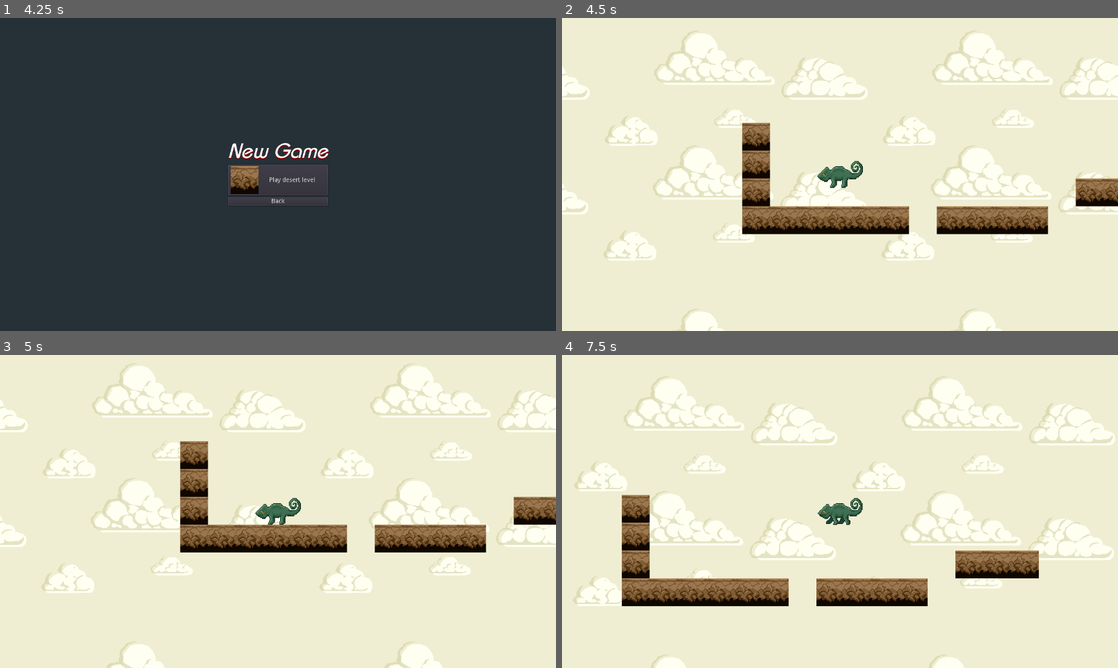
Above: before the commit, frames 1-4 (two rows, left to right).
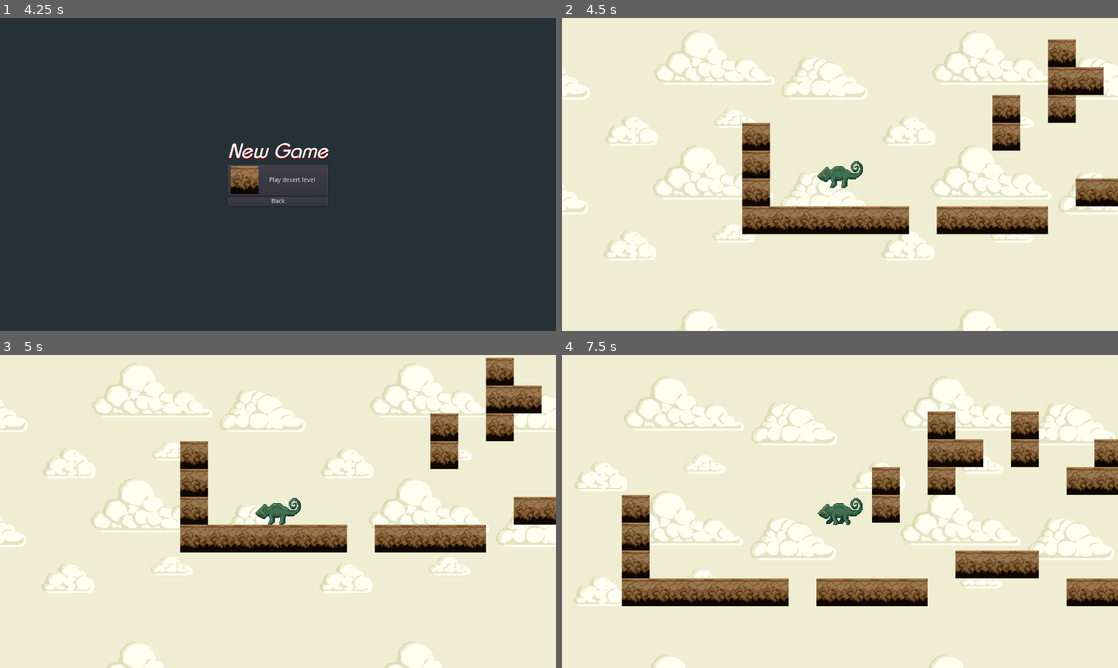
Above: after the commit, the same moments.

Repository: Jacalz/super-chameleon
Game: Godot game, scene res://TitleScreen/TitleScreen.tscn
Same seed, same stepped clock (60 frames per second), same inputs: the game is played once before the commit and once after it.
Inputs:
- Up to frame 1 (4.25 s): click "Settings" at 0.5 s; hold Right (ui_right) 1.28-2.75 s; tap Up (ui_up) at 1.35, 1.52, 1.82, 2.1, 2.27, 2.57 s; tap Enter at 2 s; click "Back" at 2.75 s; click "New game" at 3.5 s
- Up to frame 2 (4.5 s): click "Play desert level" at 4.25 s
- Up to frame 3 (5 s): no input
- Up to frame 4 (7.5 s): tap Space at 5 s; hold Left (ui_left) 5.03-5.78 s; tap Up (ui_up) at 5.1, 5.85, 6.02, 6.32, 6.6, 6.77, 7.07, 7.35 s; hold Right (ui_right) 5.78-7.28 s; hold Left (ui_left) from 7.28 s (still down)

Frame 1 is identical in both runs. In frame 2, 2.8% of the frame differs, in the area x 77-98%, y 6-43%; in frame 3, 2.7%; in frame 4, 5.6%, in the area x 55-100%, y 18-81%.

Commit message:
Move out and improve camouflage code and add more tiles to desert

Diff:
--- a/Enteties/Chameleon/Chamelion.gd
+++ b/Enteties/Chameleon/Chamelion.gd
@@ -1,11 +1,4 @@
 extends KinematicBody2D
-
-# Tells other enteties if they can see us or not
-export(bool) var transparent
-var idle = true
-
-var timer = self
-var thread
 
 # Defines the up direction in the world.
 const UP = Vector2(0, -1)
@@ -23,32 +16,7 @@
 func horizontal_move(right: bool):
 	$AnimatedSprite.flip_h = right
 	$AnimatedSprite.play("Walk")
-	idle = false
-	show()
-
-func on_timeout():
-	if !transparent && idle:
-		$AnimationPlayer.play("Transparent")
-		transparent = true
-
-func show():
-	timer.set_paused(true)
-	if transparent:
-		$AnimationPlayer.play_backwards("Transparent")
-		transparent = false
-
-func start_timer(_params):
-	timer.connect("timeout", self, "on_timeout")
-	timer.autostart = true
-	timer.start(5)
-
-func _ready():
-	timer = Timer.new()
-	add_child(timer)
-
-	thread = Thread.new()
-	thread.start(self, "start_timer", null, 0)
-	thread.wait_to_finish()
+	$AnimationPlayer.show()
 
 func _physics_process(_delta: float) -> void:
 	velocity.y = min(velocity.y + GRAVITY, TERMINAL_VELOCITY)
@@ -64,14 +32,13 @@
 		horizontal_move(false)
 	else:
 		$AnimatedSprite.play("Idle")
-		timer.set_paused(false)
-		idle = true
+		$AnimationPlayer.hide()
 		grndfriction = true
 
 	if is_on_floor():
 		if Input.is_action_just_pressed("ui_up"):
 			velocity.y = JUMP_HEIGHT
-			idle = false
+			$AnimationPlayer.show()
 		if grndfriction:
 			velocity.x = lerp(velocity.x, 0, 0.3)
 	else:
--- a/Enteties/Chameleon/Chamelion.tscn
+++ b/Enteties/Chameleon/Chamelion.tscn
@@ -1,9 +1,10 @@
-[gd_scene load_steps=8 format=2]
+[gd_scene load_steps=9 format=2]
 
 [ext_resource path="res://Enteties/Chameleon/Chamelion.gd" type="Script" id=1]
 [ext_resource path="res://Enteties/Chameleon/chameleon-walk-1.png" type="Texture" id=2]
 [ext_resource path="res://Enteties/Chameleon/chameleon-walk-2.png" type="Texture" id=3]
 [ext_resource path="res://Enteties/Chameleon/chameleon-walk-3.png" type="Texture" id=4]
+[ext_resource path="res://Enteties/Chameleon/camouflage.gd" type="Script" id=5]
 
 [sub_resource type="SpriteFrames" id=1]
 animations = [ {
@@ -47,10 +48,11 @@
 
 [node name="CollisionShape2D" type="CollisionShape2D" parent="."]
 rotation = 1.5708
-shape = SubResource( 4 )
+shape = SubResource( 2 )
 
 [node name="AnimationPlayer" type="AnimationPlayer" parent="."]
 anims/Transparent = SubResource( 3 )
+script = ExtResource( 5 )
 
 [node name="Camera2D" type="Camera2D" parent="."]
 current = true
--- /dev/null
+++ b/Enteties/Chameleon/camouflage.gd
@@ -0,0 +1,38 @@
+extends AnimationPlayer
+
+# Tells other enteties if they can see us or not
+export(bool) var camouflaged
+
+export var idle = true
+var timer = self
+var thread = self
+
+func on_timeout():
+	if !camouflaged && idle:
+		play("Transparent")
+		camouflaged = true
+
+func show():
+	idle = true
+
+	timer.set_paused(true)
+	if camouflaged:
+		play_backwards("Transparent")
+		camouflaged = false
+
+func hide():
+	timer.set_paused(false)
+	idle = true
+
+func start_timer(_params):
+	timer.connect("timeout", self, "on_timeout")
+	timer.autostart = true
+	timer.start(5)
+
+func _ready():
+	timer = Timer.new()
+	add_child(timer)
+
+	thread = Thread.new()
+	thread.start(self, "start_timer", null, 0)
+	thread.wait_to_finish()
--- a/Levels/Desert/Desert1.tscn
+++ b/Levels/Desert/Desert1.tscn
@@ -38,7 +38,7 @@
 [node name="TileMap" type="TileMap" parent="."]
 tile_set = SubResource( 2 )
 format = 1
-tile_data = PoolIntArray( -65536, 0, 0, 0, 0, 0, 65536, 0, 0, 65548, 0, 0, 65549, 0, 0, 65550, 0, 0, 131072, 0, 0, 131073, 0, 0, 131074, 0, 0, 131075, 0, 0, 131076, 0, 0, 131077, 0, 0, 131079, 0, 0, 131080, 0, 0, 131081, 0, 0, 131082, 0, 0 )
+tile_data = PoolIntArray( -327652, 0, 0, -262133, 0, 0, -262130, 0, 0, -196597, 0, 0, -196596, 0, 0, -196594, 0, 0, -196591, 0, 0, -196590, 0, 0, -196589, 0, 0, -196585, 0, 0, -196583, 0, 0, -196578, 0, 0, -196576, 0, 0, -196575, 0, 0, -196574, 0, 0, -131063, 0, 0, -131061, 0, 0, -131056, 0, 0, -131055, 0, 0, -131050, 0, 0, -131049, 0, 0, -131046, 0, 0, -131038, 0, 0, -65536, 0, 0, -65527, 0, 0, -65516, 0, 0, -65509, 0, 0, -65508, 0, 0, -65507, 0, 0, -65501, 0, 0, -65500, 0, 0, 0, 0, 0, 29, 0, 0, 65536, 0, 0, 65548, 0, 0, 65549, 0, 0, 65550, 0, 0, 65555, 0, 0, 65556, 0, 0, 65557, 0, 0, 65558, 0, 0, 65559, 0, 0, 65560, 0, 0, 65561, 0, 0, 65562, 0, 0, 65563, 0, 0, 65564, 0, 0, 65565, 0, 0, 65575, 0, 0, 131072, 0, 0, 131073, 0, 0, 131074, 0, 0, 131075, 0, 0, 131076, 0, 0, 131077, 0, 0, 131079, 0, 0, 131080, 0, 0, 131081, 0, 0, 131082, 0, 0, 131088, 0, 0, 131089, 0, 0, 131090, 0, 0, 131099, 0, 0, 327702, 0, 0, 393237, 0, 0 )
 __meta__ = {
 "_edit_lock_": true
 }
Not shown: 1 places in Enteties/Chameleon/Chamelion.tscn that only renumber resources
